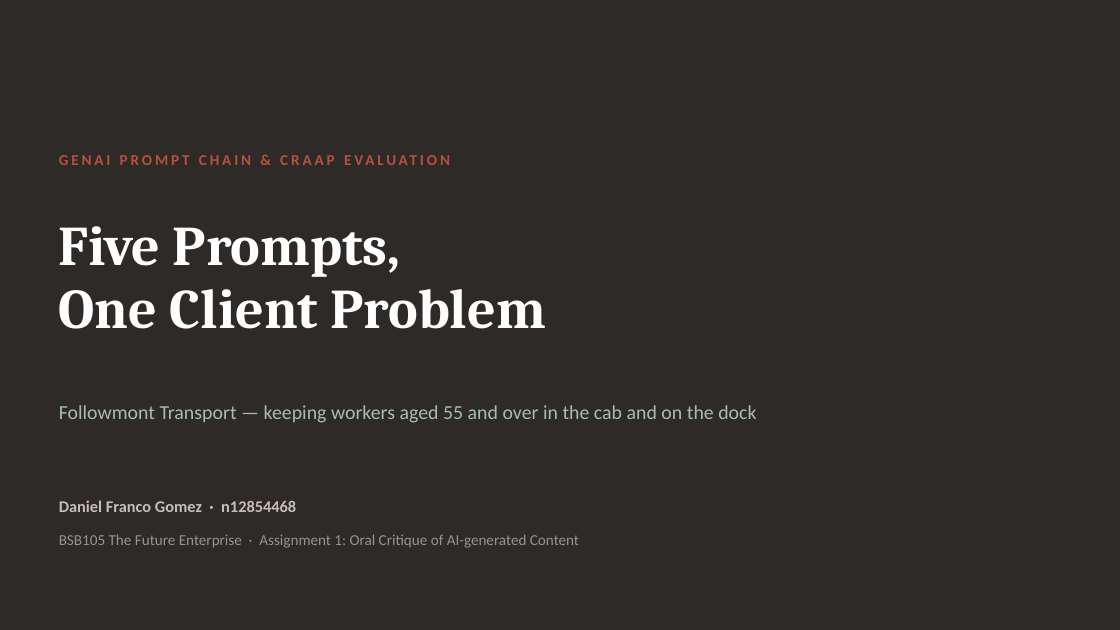
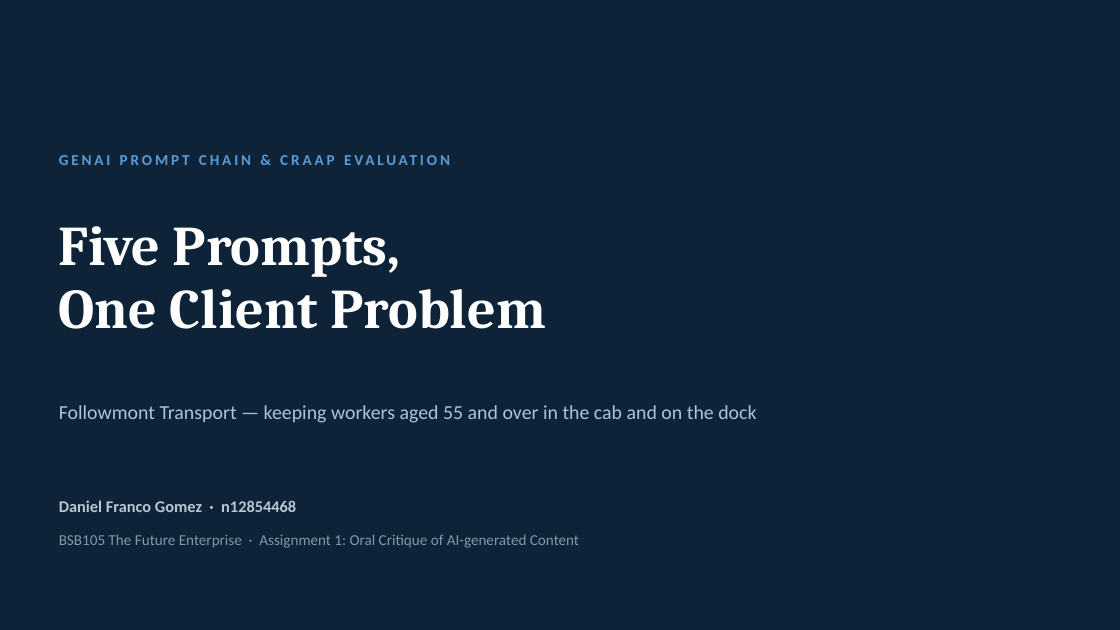
Before and after one commit to danielfrancogomez-wq/My-computer-claude-code, a slide deck: slide 1 of Followmont-Prompt-Chain.pptx. Drawn at 1120x630 pixels with LibreOffice and Linux fonts; fonts in the diff are those of the drawing. Boxes give left, top, right and bottom in pixels: in the first picture for what was removed or moved away, otherwise in the second. Text is boxed around its words. In the diff, an @@ line names an element or a change of style, - is before the commit and + after.

```diff
--- a/Followmont-Prompt-Chain.pptx
+++ b/Followmont-Prompt-Chain.pptx
@@ background #2E2A28 to #0E2338 @@
@@ text "GENAI PROMPT CHAIN & CRAAP ..." at box(59, 147, 815, 172): text colour #B85042 to #5B9BD5 @@
@@ text "Followmont Transport — keeping workers ..." at box(59, 405, 756, 423): text colour #A7BEAE to #A9C4DC @@
@@ text "Daniel Franco Gomez · n12854468" at box(59, 500, 296, 512): text colour #C6BEB8 to #B9C6D4 @@
@@ text "BSB105 The Future Enterprise · ..." at box(59, 534, 579, 548): text colour #9A928C to #8496A8 @@
```
Also in this commit, not shown: 12 other slides changed, 1 other file.
